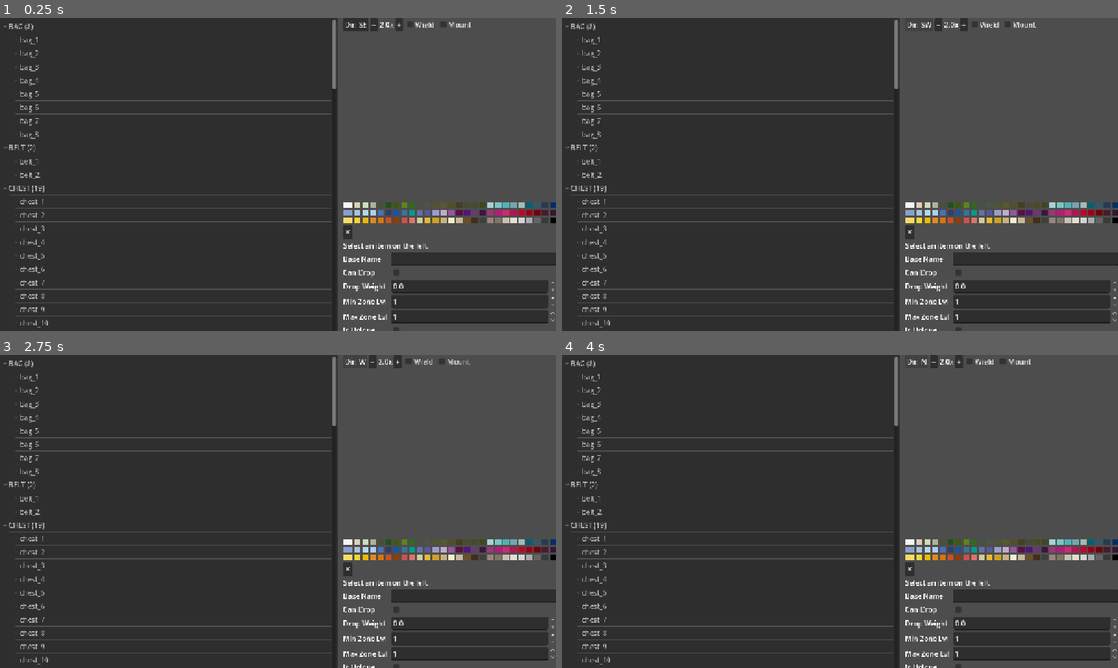
Above: before the commit, frames 1-4 (two rows, left to right).
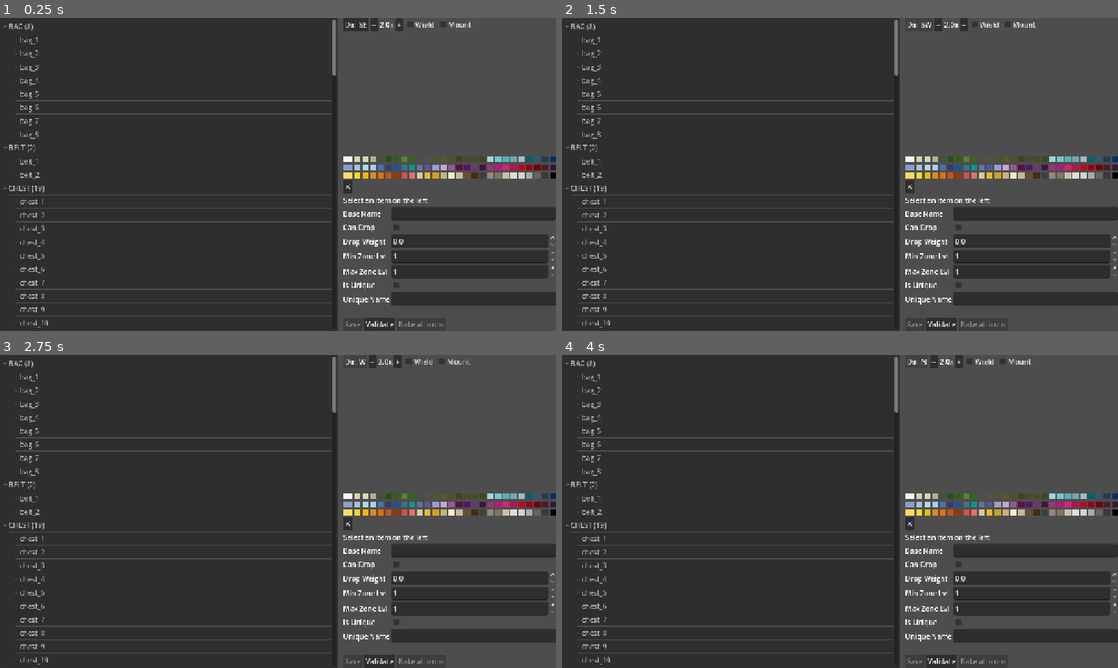
Above: after the commit, the same moments.

Repository: lenzerevans1995-coder/IsoArpg
Game: Godot game, scene res://item_editor.tscn
Two runs of this game, one before a commit and one after it. Both use one fixed random seed, a clock stepped at 60 frames per second and the inputs below. This scene is started directly instead of the project's main scene.
Inputs:
- Up to frame 1 (0.25 s): no input
- Up to frame 2 (1.5 s): click "Dir: SE" at 0.5 s; click "Dir: S" at 1.25 s
- Up to frame 3 (2.75 s): click "Dir: SW" at 2 s
- Up to frame 4 (4 s): click "Dir: W" at 2.75 s; click "Dir: NW" at 3.5 s

The runs differ from the first frame. In frame 1, 9.9% of the frame differs, in the area x 59-100%, y 18-100%; in frame 2, 9.9%; in frame 3, 9.9%; in frame 4, 9.9%.

Commit message:
item_editor: narrow left pane + scrollable right pane
- HSplitContainer split_offset 280 -> 220 so the TreeView doesn't dominate
- Tree custom_minimum_size = 180px wide
- Right pane wrapped in a ScrollContainer (vertical only) so the
  controls row + preview + fields + swatch strip + buttons all stay
  reachable on small windows — scroll to see anything below the fold
- Preview SubViewport 384x384 -> 280x280, char anchor moved to (140, 200)
  to match

Diff:
--- a/item_editor.gd
+++ b/item_editor.gd
@@ -79,22 +79,31 @@
 	var split := HSplitContainer.new()
 	split.anchor_right = 1.0
 	split.anchor_bottom = 1.0
-	split.split_offset = 280
+	# Narrow left pane — TreeView shows only IDs + names, doesn't need
+	# more than ~220px. Drag the splitter to widen if you need it.
+	split.split_offset = 220
 	add_child(split)
 
 	# --- left: TreeView grouped by slot ---
 	_tree = Tree.new()
 	_tree.size_flags_horizontal = Control.SIZE_EXPAND_FILL
 	_tree.size_flags_vertical = Control.SIZE_EXPAND_FILL
+	_tree.custom_minimum_size = Vector2(180, 0)
 	_tree.hide_root = true
 	_tree.item_selected.connect(_on_tree_item_selected)
 	split.add_child(_tree)
 
-	# --- right: preview + info + actions ---
+	# --- right: preview + info + actions, wrapped in a ScrollContainer
+	# so everything stays reachable even on a narrow window. ---
+	var scroll := ScrollContainer.new()
+	scroll.size_flags_horizontal = Control.SIZE_EXPAND_FILL
+	scroll.size_flags_vertical = Control.SIZE_EXPAND_FILL
+	scroll.horizontal_scroll_mode = ScrollContainer.SCROLL_MODE_DISABLED
+	split.add_child(scroll)
 	var right := VBoxContainer.new()
 	right.size_flags_horizontal = Control.SIZE_EXPAND_FILL
 	right.size_flags_vertical = Control.SIZE_EXPAND_FILL
-	split.add_child(right)
+	scroll.add_child(right)
 
 	# Preview controls row.
 	var ctrl := HBoxContainer.new()
@@ -123,11 +132,11 @@
 	# shows worn over a body and weapons render in isolation.
 	_preview_holder = SubViewportContainer.new()
 	_preview_holder.stretch = true
-	_preview_holder.custom_minimum_size = Vector2(384, 384)
+	_preview_holder.custom_minimum_size = Vector2(280, 280)
 	_preview_holder.size_flags_horizontal = Control.SIZE_EXPAND_FILL
 	right.add_child(_preview_holder)
 	_preview_vp = SubViewport.new()
-	_preview_vp.size = Vector2i(384, 384)
+	_preview_vp.size = Vector2i(280, 280)
 	_preview_vp.transparent_bg = true
 	_preview_vp.disable_3d = true
 	_preview_vp.render_target_update_mode = SubViewport.UPDATE_ALWAYS
@@ -135,7 +144,7 @@
 	_preview_char = LayeredCharacterScript.new()
 	# Center the rig in the viewport — the sprite is 128×128 anchored top-left,
 	# so push it into view.
-	(_preview_char as Node2D).position = Vector2(192, 256)
+	(_preview_char as Node2D).position = Vector2(140, 200)
 	(_preview_char as Node2D).scale = Vector2(_preview_zoom, _preview_zoom)
 	_preview_vp.add_child(_preview_char)
 
